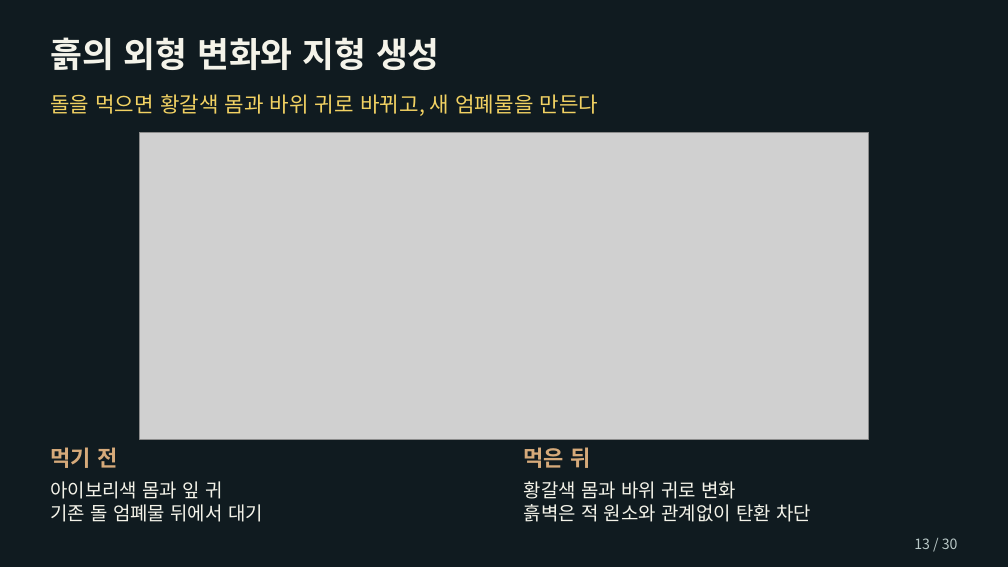
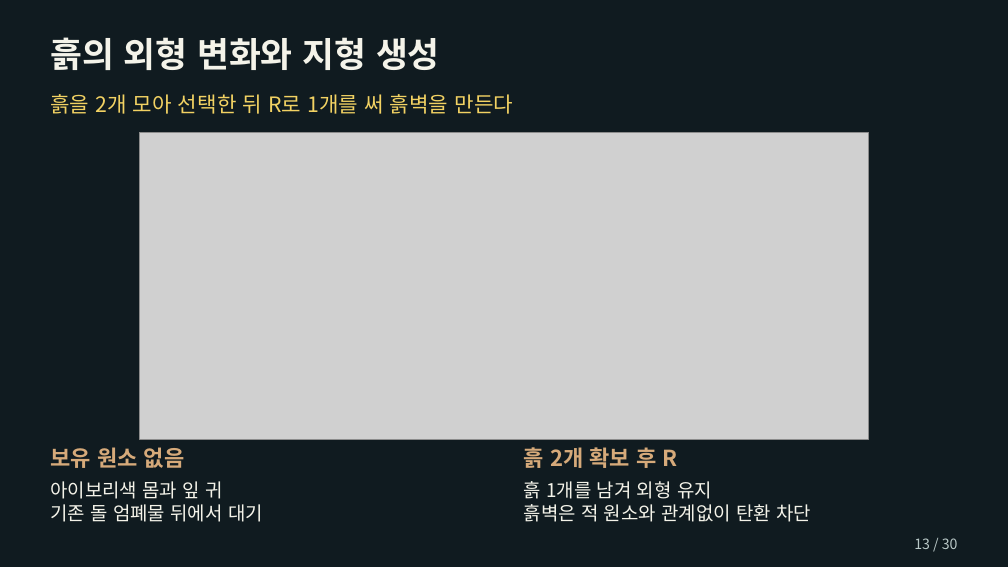
Before and after one commit to chanwhee0330/element-eater, a slide deck: slide 13 of outputs/planning/엘리먼트_이터_기획서_허찬휘.pptx. Drawn at 1008x567 pixels with LibreOffice and Linux fonts; fonts in the diff are those of the drawing; grey boxes stand for pictures. Boxes give left, top, right and bottom in pixels: in the first picture for what was removed or moved away, otherwise in the second. Text is boxed around its words. In the diff, an @@ line names an element or a change of style, - is before the commit and + after.

```diff
--- a/outputs/planning/엘리먼트_이터_기획서_허찬휘.pptx
+++ b/outputs/planning/엘리먼트_이터_기획서_허찬휘.pptx
@@ text at <box>50,94,513,114</box>: text changed @@
-돌을 먹으면 황갈색 몸과 바위 귀로 바뀌고, 새 엄폐물을 만든다
+흙을 2개 모아 선택한 뒤 R로 1개를 써 흙벽을 만든다
@@ text at <box>50,447,185,468</box>: text changed @@
-먹기 전
+보유 원소 없음
@@ text at <box>524,447,678,468</box>: text changed @@
-먹은 뒤
+흙 2개 확보 후 R
@@ text at <box>524,481,712,499</box>: text changed @@
-황갈색 몸과 바위 귀로 변화
+흙 1개를 남겨 외형 유지
```
Also in this commit, not shown: 14 other slides changed, 6 other files.
